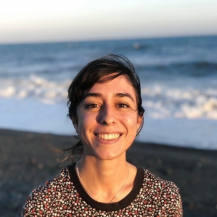
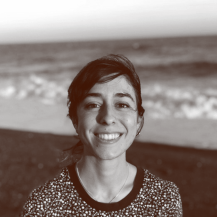
Before/after of a 217x217 layered artwork. What changed in the layer stack:
showed "Sepia Mark", painted on it over [0, 0, 217, 217]
showed "Grayscale", painted on it over [0, 0, 217, 217]
hid "Original" over [0, 0, 217, 217]
